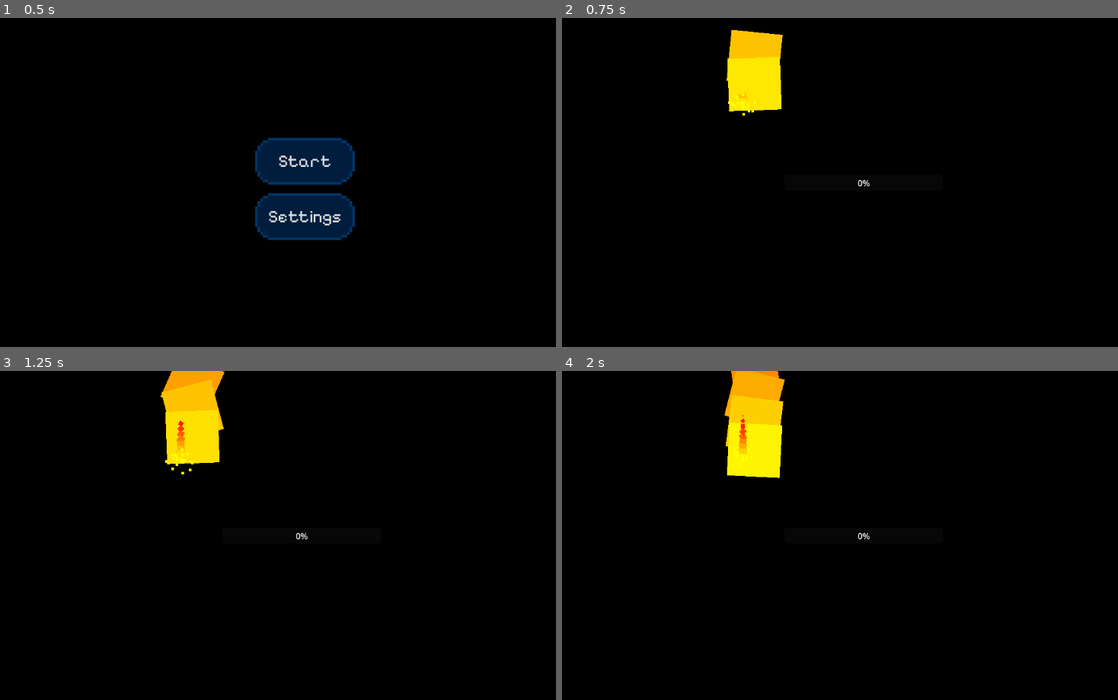
Above: before the commit, frames 1-4 (two rows, left to right).
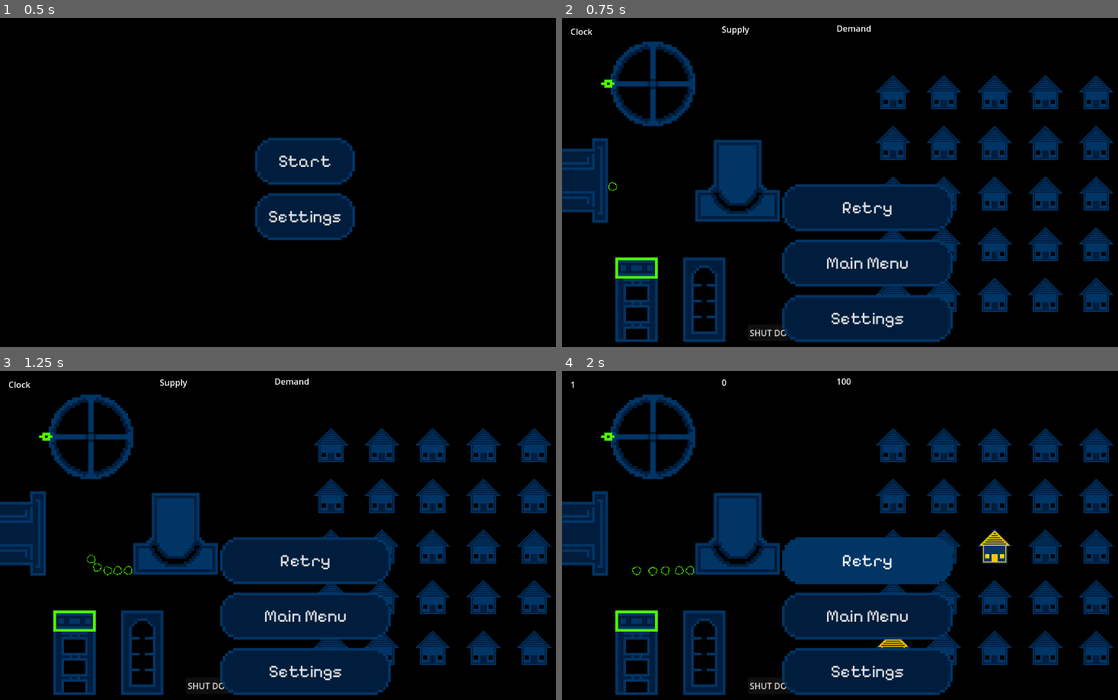
Above: after the commit, the same moments.

Repository: CWmain/BigModeGameJam2025
Game: Godot game, scene res://Levels/main_menu.tscn
Same seed, same stepped clock (60 frames per second), same inputs: the game is played once before the commit and once after it.
Inputs (mouse positions are in pixels of both pictures, inside the frame that each line leads up to):
- Up to frame 1 (0.5 s): no input
- Up to frame 2 (0.75 s): click "Start" at 0.5 s
- Up to frame 3 (1.25 s): no input
- Up to frame 4 (2 s): click (867, 561) at 1.25 s, where only the run after the commit has a clickable "Retry"

Frame 1 is identical in both runs. In frame 2, 32% of the frame differs, in the area x 0-100%, y 2-99%; in frame 3, 33%; in frame 4, 33%, in the area x 0-100%, y 0-99%.

Commit message:
Load screen is functional, and pre-renderes all particles to prevent lag in game

Diff:
--- /dev/null
+++ b/Levels/load_screen.gd
@@ -0,0 +1,17 @@
+extends Node2D
+
+@export_file("*.tscn") var sceneName
+@onready var progress_bar = $ProgressBar
+
+@onready var shader_compiler = $ShaderCompiler
+
+var progress = []
+
+func _ready():
+	assert(sceneName != null)
+	ResourceLoader.load_threaded_request(sceneName)
+
+func _process(delta):
+	if ResourceLoader.load_threaded_get_status(sceneName, progress) == ResourceLoader.THREAD_LOAD_LOADED:
+		get_tree().change_scene_to_packed(ResourceLoader.load_threaded_get(sceneName))
+	progress_bar.value = progress[0]*100
--- a/Levels/load_screen.tscn
+++ b/Levels/load_screen.tscn
@@ -1,8 +1,11 @@
-[gd_scene load_steps=2 format=3 uid="uid://bfm3w0r78n73t"]
+[gd_scene load_steps=3 format=3 uid="uid://bfm3w0r78n73t"]
 
 [ext_resource type="PackedScene" uid="uid://camcta3snjnce" path="res://Objects/ShaderCompiler/shader_compiler.tscn" id="1_3skc8"]
+[ext_resource type="Script" path="res://Levels/load_screen.gd" id="1_c8xpr"]
 
 [node name="LoadScreen" type="Node2D"]
+script = ExtResource("1_c8xpr")
+sceneName = "res://Levels/main_scene.tscn"
 
 [node name="ProgressBar" type="ProgressBar" parent="."]
 offset_left = 420.0
